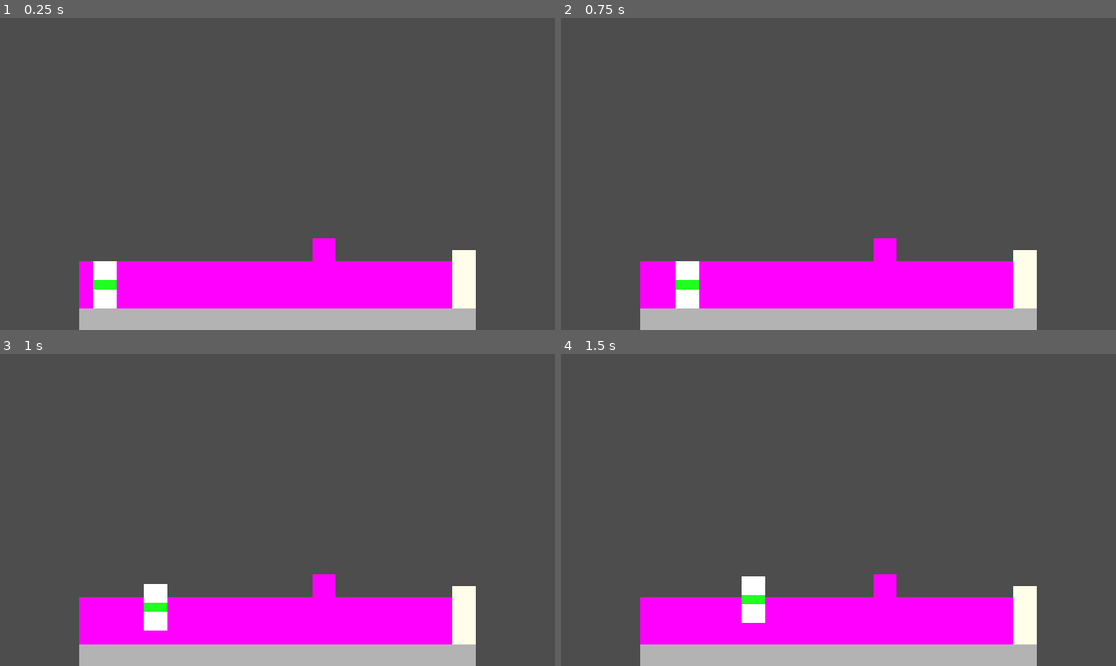
Above: before the commit, frames 1-4 (two rows, left to right).
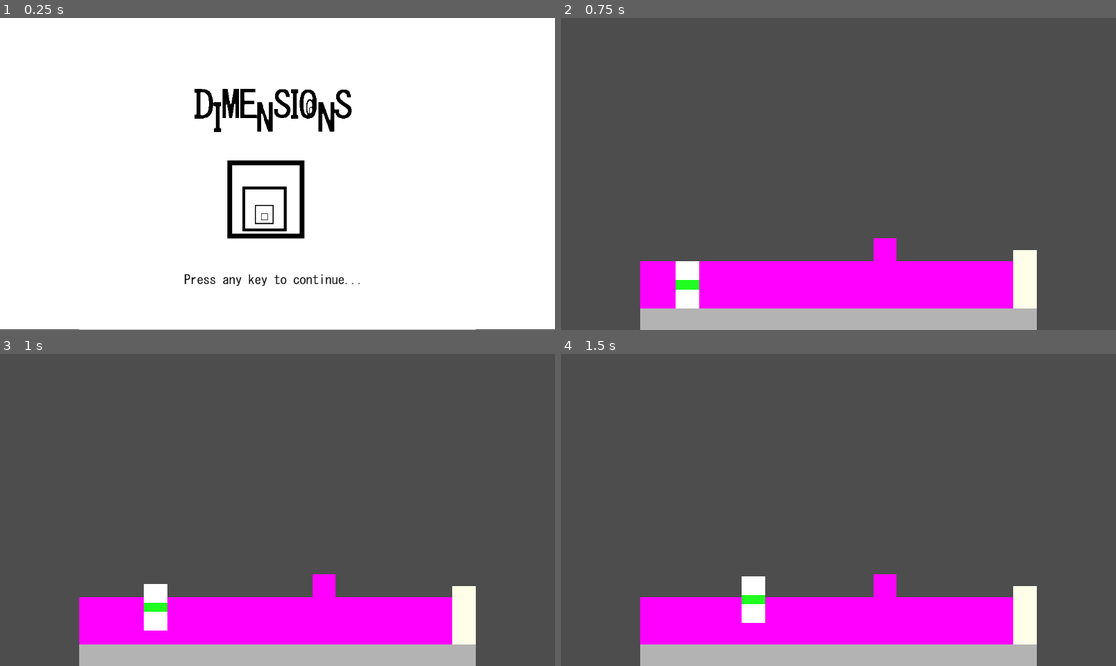
Above: after the commit, the same moments.

Repository: dstibbe/gamejam-dimensions
Game: Godot game, scene res://game/game.tscn
The game is run twice, just before and just after one commit, with the same random seed, the same clock (stepped at 60 frames per second) and the same inputs.
Inputs:
- Up to frame 1 (0.25 s): no input
- Up to frame 2 (0.75 s): tap Enter at 0.5 s; hold D (right) from 0.53 s (still down)
- Up to frame 3 (1 s): keep holding D (right); tap Space (jump) at 0.77 s
- Up to frame 4 (1.5 s): release D (right) at 1.28 s; hold S (down) from 1.28 s (still down)

The runs differ from the first frame. In frame 1, 98% of the frame differs, in the area x 0-100%, y 0-100%; in frame 2, nothing differs; in frame 3, nothing differs; in frame 4, nothing differs.

Commit message:
start and endscreen added

Diff:
--- /dev/null
+++ b/game/Congratscreen.gd
@@ -0,0 +1,16 @@
+class_name CongratScreen extends CanvasLayer
+var finished = false
+
+# Called when the node enters the scene tree for the first time.
+func _ready():
+	visible = false
+
+# Called every frame. 'delta' is the elapsed time since the previous frame.
+func _process(delta):
+	if finished:
+		if Input.is_anything_pressed():
+			get_tree().quit()
+
+func finish():
+	finished = true
+	visible = true
--- /dev/null
+++ b/game/Splash.gd
@@ -0,0 +1,16 @@
+class_name Splash extends CanvasLayer
+
+
+# Called when the node enters the scene tree for the first time.
+func _ready():
+	pass # Replace with function body.
+
+
+# Called every frame. 'delta' is the elapsed time since the previous frame.
+func _process(delta):
+	if Input.is_anything_pressed():
+		queue_free()
+#
+#func _input(event):
+	#if event.is_action_pressed():
+		#queue_free()
--- /dev/null
+++ b/game/congratscreen.tscn
@@ -0,0 +1,11 @@
+[gd_scene load_steps=3 format=3 uid="uid://b677r1ceyvuj2"]
+
+[ext_resource type="Script" path="res://game/Congratscreen.gd" id="1_df08s"]
+[ext_resource type="Texture2D" uid="uid://b1pl3owmtigd6" path="res://assets/DIMENSIONCONGRATS.png" id="2_l7c2r"]
+
+[node name="Congratscreen" type="CanvasLayer"]
+script = ExtResource("1_df08s")
+
+[node name="Dimensioncongrats" type="Sprite2D" parent="."]
+position = Vector2(575, 323)
+texture = ExtResource("2_l7c2r")
--- a/game/game.gd
+++ b/game/game.gd
@@ -4,13 +4,15 @@
 var current_level:int = 0
 var current_map:GameMap
 @onready var nr_levels = maps.size()
-
+signal finished
 
 # Called when the node enters the scene tree for the first time.
 func _ready():
 	print("Game READY")
 	assert(maps.size() > 0, "No maps configured")
 	load_level(0)
+
+
 
 func load_level(lvl:int):
 	assert(0 <= lvl && lvl < nr_levels, str("Invalid level: ", lvl))
@@ -34,7 +36,8 @@
 	var new_level = current_level + 1
 	if new_level == nr_levels:
 		print("Finished!")
-		get_tree().quit()
+		finished.emit()
+		#get_tree().quit()
 	else:
 		var old_map = current_map
 		load_level(new_level)
--- a/game/game.tscn
+++ b/game/game.tscn
@@ -6,10 +6,12 @@
 [ext_resource type="PackedScene" uid="uid://diga8twhfote2" path="res://player/player.tscn" id="3_2xt0o"]
 [ext_resource type="PackedScene" uid="uid://ciljpy6wwmtj4" path="res://maps/map0.tscn" id="3_3720s"]
 [ext_resource type="PackedScene" uid="uid://ii8h5vmrlpmn" path="res://maps/map1.tscn" id="3_q4qnp"]
-[ext_resource type="PackedScene" path="res://maps/map2.tscn" id="4_61pmw"]
-[ext_resource type="PackedScene" path="res://maps/map3.tscn" id="7_bao4u"]
+[ext_resource type="PackedScene" uid="uid://bvicybnspy337" path="res://maps/map2.tscn" id="4_61pmw"]
+[ext_resource type="PackedScene" uid="uid://cf82re6i2556h" path="res://maps/map3.tscn" id="7_bao4u"]
 [ext_resource type="Script" path="res://game/keyboard_controller.gd" id="8_2qkg5"]
 [ext_resource type="AudioStream" uid="uid://b6vy60h3r5xlq" path="res://assets/NO COPYRIGHT MUSIC _ MaikonMusic - Retro Space (SYNTHWAVE, RETROWAVE, SYNTHPOP) [Royalty Free Music] (128kbps).mp3" id="11_6bd84"]
+[ext_resource type="PackedScene" uid="uid://cknc5ux0qr06l" path="res://game/splash.tscn" id="11_eiehf"]
+[ext_resource type="PackedScene" uid="uid://b677r1ceyvuj2" path="res://game/congratscreen.tscn" id="12_nx5w5"]
 
 [sub_resource type="Environment" id="Environment_mmy7v"]
 ambient_light_source = 2
@@ -45,4 +47,9 @@
 volume_db = -20.0
 autoplay = true
 
+[node name="Splash" parent="." instance=ExtResource("11_eiehf")]
+
+[node name="Congratscreen" parent="." instance=ExtResource("12_nx5w5")]
+
+[connection signal="finished" from="." to="Congratscreen" method="finish"]
 [connection signal="new_z_pos" from="player" to="." method="_player_z_pos_changed"]
--- /dev/null
+++ b/game/splash.tscn
@@ -0,0 +1,11 @@
+[gd_scene load_steps=3 format=3 uid="uid://cknc5ux0qr06l"]
+
+[ext_resource type="Script" path="res://game/Splash.gd" id="1_ba7hm"]
+[ext_resource type="Texture2D" uid="uid://b6a85mgaboe4i" path="res://assets/dimensions.png" id="2_j2aux"]
+
+[node name="Splash" type="CanvasLayer"]
+script = ExtResource("1_ba7hm")
+
+[node name="Dimensions" type="Sprite2D" parent="."]
+position = Vector2(576, 323)
+texture = ExtResource("2_j2aux")
--- a/maps/map1.tscn
+++ b/maps/map1.tscn
@@ -334,6 +334,15 @@
 [node name="block71" parent="." instance=ExtResource("4_otl6h")]
 transform = Transform3D(1, 0, 0, 0, 1, 0, 0, 0, 1, -8, 1, -1)
 
+[node name="block128" parent="." instance=ExtResource("4_otl6h")]
+transform = Transform3D(1, 0, 0, 0, 1, 0, 0, 0, 1, -8, 1, -2)
+
+[node name="block130" parent="." instance=ExtResource("4_otl6h")]
+transform = Transform3D(1, 0, 0, 0, 1, 0, 0, 0, 1, -8, 2, -2)
+
+[node name="block129" parent="." instance=ExtResource("4_otl6h")]
+transform = Transform3D(1, 0, 0, 0, 1, 0, 0, 0, 1, -7, 1, -2)
+
 [node name="block72" parent="." instance=ExtResource("4_otl6h")]
 transform = Transform3D(1, 0, 0, 0, 1, 0, 0, 0, 1, -8, 2, -1)
 
--- a/maps/map2.tscn
+++ b/maps/map2.tscn
@@ -337,6 +337,15 @@
 [node name="block72" parent="." instance=ExtResource("4_ry4si")]
 transform = Transform3D(1, 0, 0, 0, 1, 0, 0, 0, 1, -8, 2, -1)
 
+[node name="block129" parent="." instance=ExtResource("4_ry4si")]
+transform = Transform3D(1, 0, 0, 0, 1, 0, 0, 0, 1, -8, 1, -2)
+
+[node name="block131" parent="." instance=ExtResource("4_ry4si")]
+transform = Transform3D(1, 0, 0, 0, 1, 0, 0, 0, 1, -7, 1, -2)
+
+[node name="block130" parent="." instance=ExtResource("4_ry4si")]
+transform = Transform3D(1, 0, 0, 0, 1, 0, 0, 0, 1, -8, 2, -2)
+
 [node name="block4" parent="." instance=ExtResource("4_ry4si")]
 transform = Transform3D(1, 0, 0, 0, 1, 0, 0, 0, 1, 2, 1, -1)
 
--- a/maps/map3.tscn
+++ b/maps/map3.tscn
@@ -358,6 +358,15 @@
 [node name="block72" parent="." instance=ExtResource("3_a7j7k")]
 transform = Transform3D(1, 0, 0, 0, 1, 0, 0, 0, 1, -8, 2, -1)
 
+[node name="block107" parent="." instance=ExtResource("3_a7j7k")]
+transform = Transform3D(1, 0, 0, 0, 1, 0, 0, 0, 1, -8, 1, -2)
+
+[node name="block109" parent="." instance=ExtResource("3_a7j7k")]
+transform = Transform3D(1, 0, 0, 0, 1, 0, 0, 0, 1, -8, 2, -2)
+
+[node name="block146" parent="." instance=ExtResource("3_a7j7k")]
+transform = Transform3D(1, 0, 0, 0, 1, 0, 0, 0, 1, -7, 1, -2)
+
 [node name="start" type="Marker3D" parent="."]
 transform = Transform3D(1, 0, 0, 0, 1, 0, 0, 0, 1, -7.40228, 0.985776, 0)
 
--- a/project.godot
+++ b/project.godot
@@ -24,21 +24,25 @@
 left={
 "deadzone": 0.5,
 "events": [Object(InputEventKey,"resource_local_to_scene":false,"resource_name":"","device":-1,"window_id":0,"alt_pressed":false,"shift_pressed":false,"ctrl_pressed":false,"meta_pressed":false,"pressed":false,"keycode":0,"physical_keycode":65,"key_label":0,"unicode":97,"echo":false,"script":null)
+, Object(InputEventKey,"resource_local_to_scene":false,"resource_name":"","device":-1,"window_id":0,"alt_pressed":false,"shift_pressed":false,"ctrl_pressed":false,"meta_pressed":false,"pressed":false,"keycode":0,"physical_keycode":4194319,"key_label":0,"unicode":0,"echo":false,"script":null)
 ]
 }
 right={
 "deadzone": 0.5,
 "events": [Object(InputEventKey,"resource_local_to_scene":false,"resource_name":"","device":-1,"window_id":0,"alt_pressed":false,"shift_pressed":false,"ctrl_pressed":false,"meta_pressed":false,"pressed":false,"keycode":0,"physical_keycode":68,"key_label":0,"unicode":100,"echo":false,"script":null)
+, Object(InputEventKey,"resource_local_to_scene":false,"resource_name":"","device":-1,"window_id":0,"alt_pressed":false,"shift_pressed":false,"ctrl_pressed":false,"meta_pressed":false,"pressed":false,"keycode":0,"physical_keycode":4194321,"key_label":0,"unicode":0,"echo":false,"script":null)
 ]
 }
 up={
 "deadzone": 0.5,
 "events": [Object(InputEventKey,"resource_local_to_scene":false,"resource_name":"","device":-1,"window_id":0,"alt_pressed":false,"shift_pressed":false,"ctrl_pressed":false,"meta_pressed":false,"pressed":false,"keycode":0,"physical_keycode":87,"key_label":0,"unicode":119,"echo":false,"script":null)
+, Object(InputEventKey,"resource_local_to_scene":false,"resource_name":"","device":-1,"window_id":0,"alt_pressed":false,"shift_pressed":false,"ctrl_pressed":false,"meta_pressed":false,"pressed":false,"keycode":0,"physical_keycode":4194320,"key_label":0,"unicode":0,"echo":false,"script":null)
 ]
 }
 down={
 "deadzone": 0.5,
 "events": [Object(InputEventKey,"resource_local_to_scene":false,"resource_name":"","device":-1,"window_id":0,"alt_pressed":false,"shift_pressed":false,"ctrl_pressed":false,"meta_pressed":false,"pressed":false,"keycode":0,"physical_keycode":83,"key_label":0,"unicode":115,"echo":false,"script":null)
+, Object(InputEventKey,"resource_local_to_scene":false,"resource_name":"","device":-1,"window_id":0,"alt_pressed":false,"shift_pressed":false,"ctrl_pressed":false,"meta_pressed":false,"pressed":false,"keycode":0,"physical_keycode":4194322,"key_label":0,"unicode":0,"echo":false,"script":null)
 ]
 }
 jump={
Binary file added: assets/DIMENSIONCONGRATS.png
Not shown, added: assets/DIMENSIONCONGRATS.png.import
Binary file added: assets/dimensions.png
Not shown, added: assets/dimensions.png.import
Not shown: 1 places in game/game.tscn that only renumber resources
